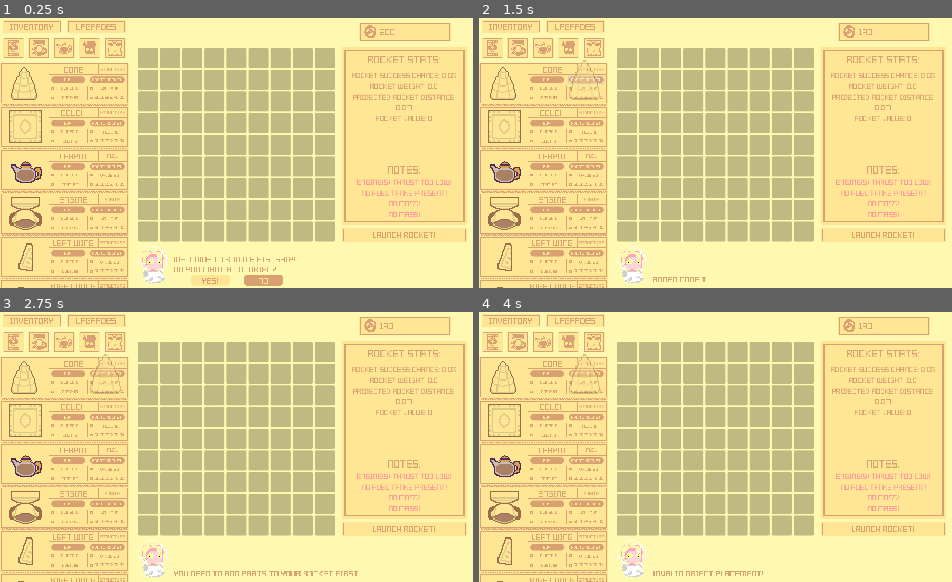
Above: before the commit, frames 1-4 (two rows, left to right).
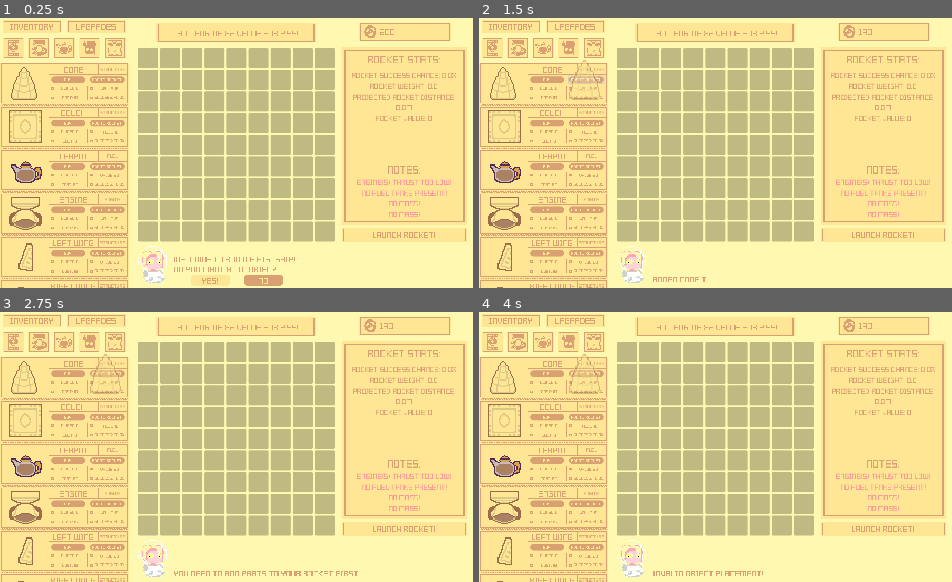
Above: after the commit, the same moments.

Repository: A-coder152/Build-a-Biscship-public
Game: Godot game, scene res://Scene/ui_rework.tscn
The game is run twice, just before and just after one commit, with the same random seed, the same clock (stepped at 60 frames per second) and the same inputs. The engine's default icon, where the game draws it, is replaced by a stand-in: a white triangle on a blue panel in a dark square. Sound files missing from this copy of the repository are replaced by a short silence.
Inputs:
- Up to frame 1 (0.25 s): no input
- Up to frame 2 (1.5 s): click "Buy" at 0.5 s; click "Add To Rocket" at 1.25 s
- Up to frame 3 (2.75 s): click "Launch Rocket!" at 2 s
- Up to frame 4 (4 s): click "Launch Rocket!" at 2.75 s; click "Inventory" at 3.5 s

The runs differ from the first frame. In frame 1, 2.4% of the frame differs, in the area x 32-67%, y 1-9%; in frame 2, 2.4%; in frame 3, 2.4%; in frame 4, 2.4%.

Commit message:
event ui, event selection; working on full implementation

Diff:
--- a/Scene/ui_rework.tscn
+++ b/Scene/ui_rework.tscn
@@ -311,6 +311,24 @@
 text = "0"
 vertical_alignment = 1
 
+[node name="eventrect" type="TextureRect" parent="."]
+offset_left = 373.602
+offset_top = 11.6019
+offset_right = 757.602
+offset_bottom = 57.6019
+texture = ExtResource("33_5ej0n")
+
+[node name="Label" type="Label" parent="eventrect"]
+layout_mode = 0
+offset_left = 8.0
+offset_top = 5.0
+offset_right = 375.0
+offset_bottom = 44.0
+theme_override_colors/font_color = Color(0.85098, 0.631373, 0.443137, 1)
+text = "Choc engine x2 value for 2:45!"
+horizontal_alignment = 1
+vertical_alignment = 1
+
 [node name="rocket" type="Node2D" parent="." groups=["rocket"]]
 
 [node name="Encyclopedia" parent="." instance=ExtResource("35_0yb8q")]
@@ -793,7 +811,9 @@
 theme_override_styles/normal = SubResource("StyleBoxFlat_l0uv0")
 text = "I can hear the music!"
 
-[connection signal="gui_input" from="grid" to="." method="_on_grid_gui_input"]
+[node name="onesectimer" type="Timer" parent="."]
+autostart = true
+
 [connection signal="pressed" from="TutorialChoice/NoTutorial" to="." method="_on_no_tutorial_pressed"]
 [connection signal="pressed" from="TutorialChoice/Tutorial" to="." method="_on_tutorial_pressed"]
 [connection signal="pressed" from="TutorialPanels/Slide1/PanelThing/NextSlide" to="." method="_on_next_slide_pressed"]
@@ -803,3 +823,4 @@
 [connection signal="pressed" from="TutorialPanels/Slide5/PanelThing/NextSlide" to="." method="_on_next_slide_pressed"]
 [connection signal="pressed" from="TutorialPanels/Slide6/PanelThing/NextSlide" to="." method="_on_next_slide_pressed"]
 [connection signal="pressed" from="AudioPopup/P1/PopupButton" to="." method="_on_popup_button_pressed"]
+[connection signal="timeout" from="onesectimer" to="." method="_on_onesectimer_timeout"]
--- a/Scripts/main.gd
+++ b/Scripts/main.gd
@@ -26,6 +26,9 @@
 var upgrades_scene = preload("res://Scene/upgrade_box.tscn")
 
 var tutorial_slide = 0
+
+var current_event = []
+var event_time_remaining = [0, 0]
 
 # Rocket Variables
 var rocket_parts = []
@@ -405,7 +408,9 @@
 	if biscuit_points >= item.value_upgrade_cost:
 		message_log.new_message("Upgraded value of " + str(item.part_name) + " for " + str(item.value_upgrade_cost) + " Biscuit Points.")
 		biscuit_points -= item.value_upgrade_cost
+		@warning_ignore("narrowing_conversion")
 		items[idx].value *= 1.1
+		@warning_ignore("narrowing_conversion")
 		items[idx].value_upgrade_cost *= 1.3
 		items[idx].level += 1
 	# uncomment to use!!!
@@ -427,6 +432,7 @@
 		message_log.text = "Upgraded success rate of " + str(item.part_name) + " for " + str(item.success_upgrade_cost) + " Biscuit Points."
 		biscuit_points -= item.success_upgrade_cost
 		items[idx].success += (1 - item.success) * 0.1
+		@warning_ignore("narrowing_conversion")
 		items[idx].success_upgrade_cost *= 1.1
 		for child in items_container.get_children():
 			if item == child.item:
@@ -442,6 +448,7 @@
 		message_log.text = "Upgraded weight of " + str(item.part_name) + " for " + str(item.weight_upgrade_cost) + " Biscuit Points."
 		biscuit_points -= item.weight_upgrade_cost
 		items[idx].weight *= 0.9
+		@warning_ignore("narrowing_conversion")
 		items[idx].weight_upgrade_cost *= 1.1
 		for child in items_container.get_children():
 			if item == child.item:
@@ -458,9 +465,11 @@
 		biscuit_points -= item.special_upgrade_cost
 		if item.special_name in Part.SPECIAL_UPPERS:
 			items[idx].special *= 1.1
+			@warning_ignore("narrowing_conversion")
 			items[idx].special_upgrade_cost *= 1.3
 		elif item.special_name in Part.SPECIAL_DOWNERS:
 			items[idx].special *= 0.9
+			@warning_ignore("narrowing_conversion")
 			items[idx].special_upgrade_cost *= 1.1
 		for child in items_container.get_children():
 			if item == child.item:
@@ -507,10 +516,10 @@
 #region placement
 
 #this is for tesitng purposes. Move the function body to whatever function adds the part to rocket
-func _input(event: InputEvent) -> void:
+func _input(_event: InputEvent) -> void:
 	if Input.is_action_just_pressed("leftClick") and isValid:
 		print("lefto")
-		_place_thing(objectCells)
+		_place_thing()
 		Sound.play_sfx(place, 0.15, 1, 3)
 	elif Input.is_action_just_pressed("leftClick") and encyclopedia.visible:
 		encyclopedia.hide()
@@ -546,7 +555,7 @@
 			obj.global_position = newtarget.global_position + obj.rect.size/2
 			_reset_highlight()
 			objectCells = _get_object_cells()
-			isValid = _check_and_highlight_cells(objectCells)
+			isValid = _check_and_highlight_cells()
 		else:
 			_reset_highlight()
 			isValid = false
@@ -592,7 +601,7 @@
 			cells.append(child)
 	return cells
 
-func _check_and_highlight_cells(objectCells: Array):
+func _check_and_highlight_cells():
 	special_color_cells = []
 	isValid = true
 	var objectCellCount = obj.item.blocks.x * obj.item.blocks.y
@@ -679,7 +688,7 @@
 					return part
 	return null
 
-func _place_thing(objectCells):
+func _place_thing():
 	print("thing placed")
 	obj.set_on_place()
 	print(obj.texture, obj.scale, obj.global_position)
@@ -769,3 +778,38 @@
 func encyclopedia_time(item):
 	encyclopedia.change_content(item)
 	encyclopedia.show()
+
+func _on_onesectimer_timeout() -> void:
+	if len(current_event):
+		if event_time_remaining[1]:
+			event_time_remaining[1] -= 1
+		else:
+			if event_time_remaining[0]:
+				event_time_remaining[0] -= 1
+				event_time_remaining[1] += 59
+			else:
+				end_event()
+				return
+	else:
+		if randf() > 0.996:
+			start_event()
+
+func start_event():
+	var selection = randf()
+	if selection < 0.1:
+		current_event = ["firesale"]
+		for item in items:
+			item.cost = round(item.cost * 0.85)
+	elif selection < 0.2:
+		current_event = ["upgradesale"]
+		for item in items:
+			item.value_upgrade_cost = round(item.value_upgrade_cost * 0.9)
+			item.weight_upgrade_cost = round(item.weight_upgrade_cost * 0.9)
+			item.special_upgrade_cost = round(item.special_upgrade_cost * 0.9)
+			item.success_upgrade_cost = round(item.success_upgrade_cost * 0.9)
+	else:
+		var event_item = items[round((selection - 0.2) * 1.25 * len(items))]
+
+
+func end_event():
+	pass
